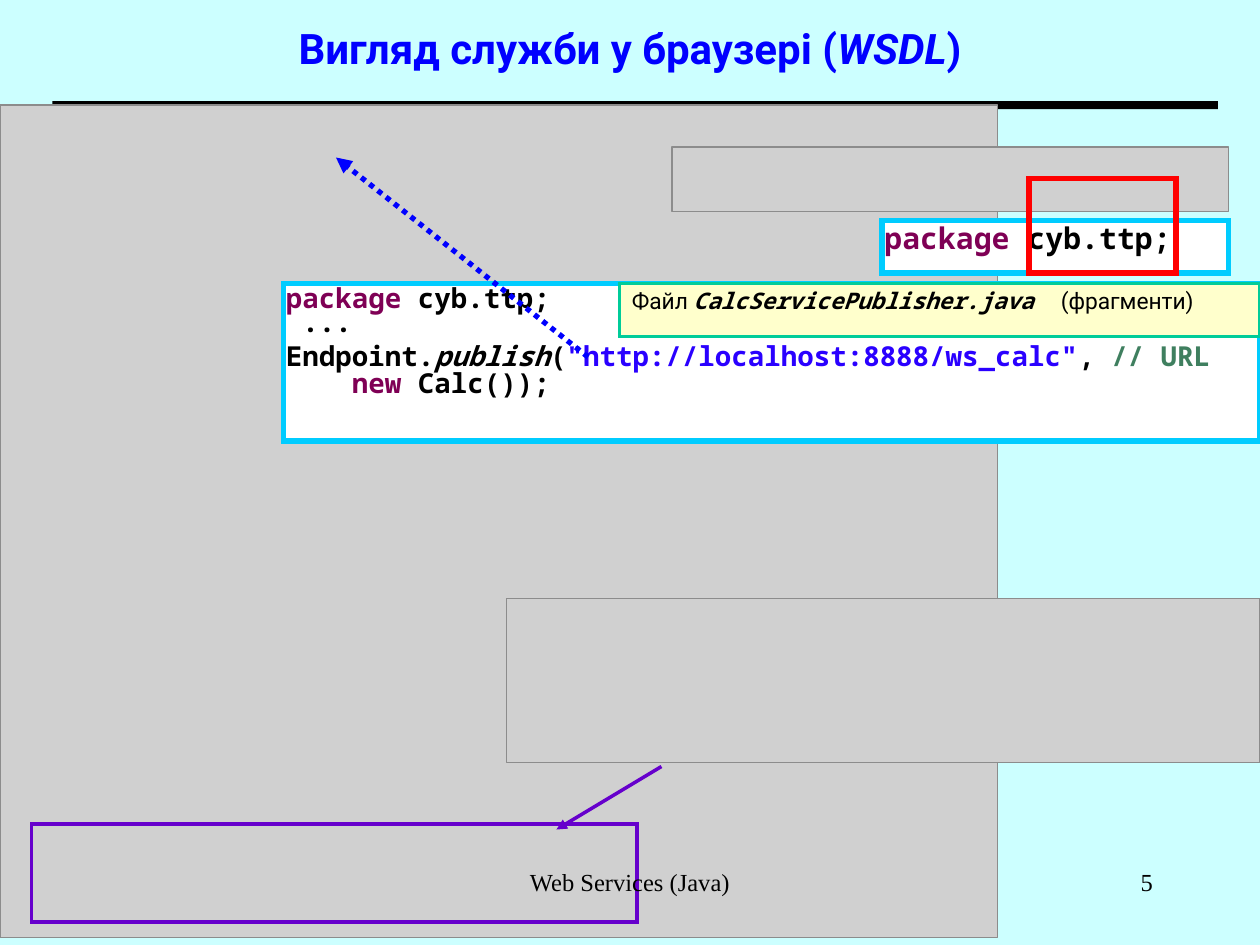
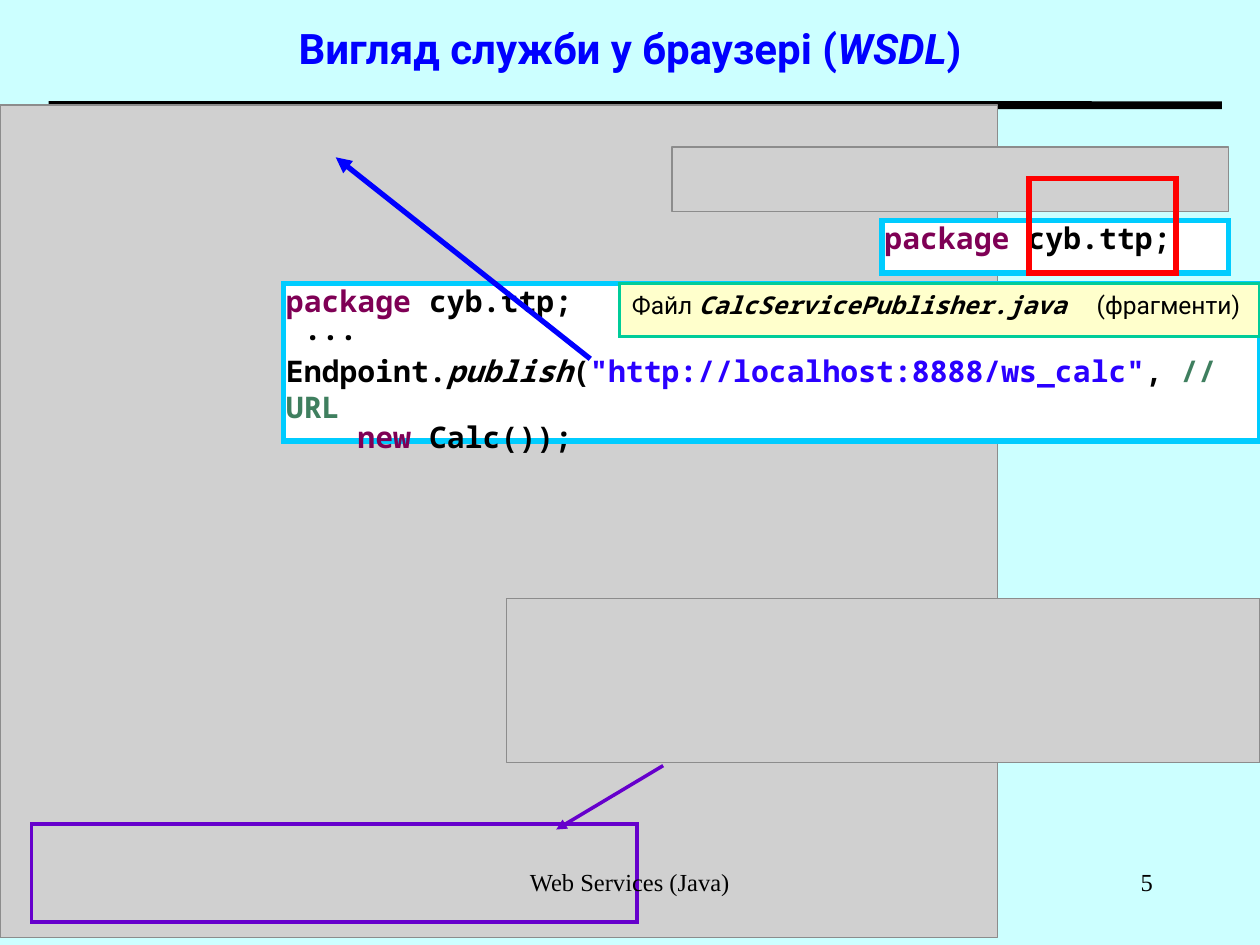
Before and after one commit to magistrs2016/magistrs2016.github.io, a slide deck: slide 5 of it/it_demo05/W27_WebServices_Java_(50)_2016.ppt. Drawn at 1260x945 pixels with LibreOffice and Linux fonts; fonts in the diff are those of the drawing; grey boxes stand for pictures. Boxes give left, top, right and bottom in pixels: in the first picture for what was removed or moved away, otherwise in the second. Text is boxed around its words. In the diff, an @@ line names an element or a change of style, - is before the commit and + after.

```diff
--- a/it/it_demo05/W27_WebServices_Java_(50)_2016.ppt
+++ b/it/it_demo05/W27_WebServices_Java_(50)_2016.ppt
@@ arrow (588, 358) - (335, 158): stroke #0000FF 3 pt dashed to #0000FF 3 pt @@
@@ rectangle "package cyb.ttp;" at box(284, 284, 1260, 441): size 15.7 to 17 pt; line spacing 0.5 to 0.6; line spacing 0.9 to 1 @@
@@ rectangle "Файл CalcServicePublisher.java (фрагменти)" at box(620, 284, 1260, 336): size 12.9 to 14 pt; line spacing 0.9 to 1 @@
```
Also in this commit, not shown: 16 other slides changed, 9 other files.
